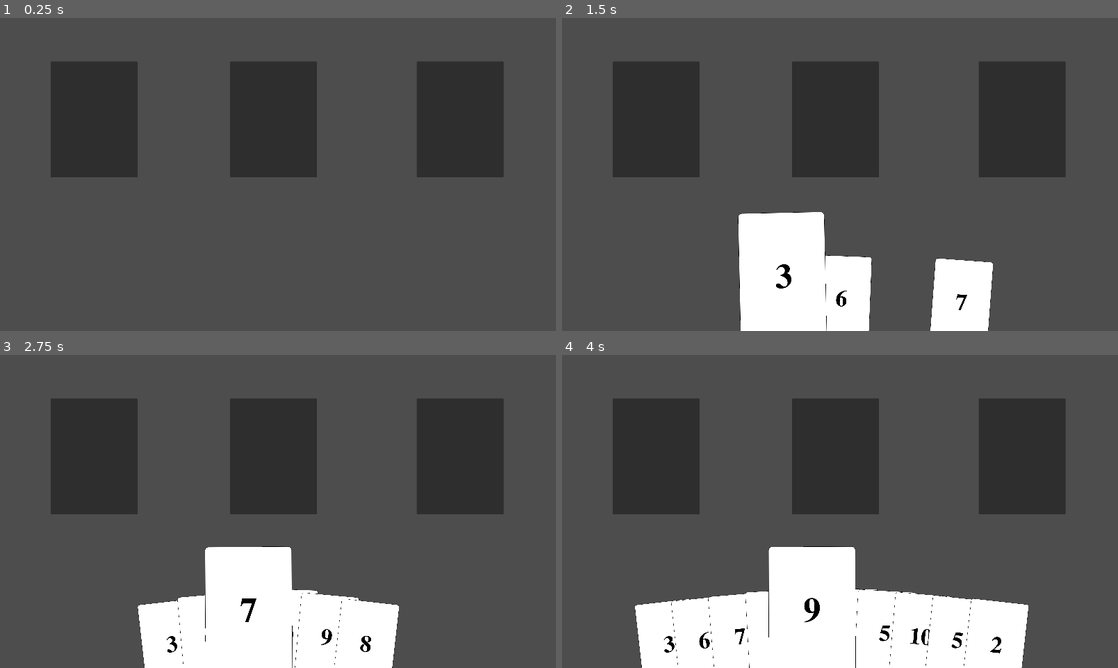
Above: before the commit, frames 1-4 (two rows, left to right).
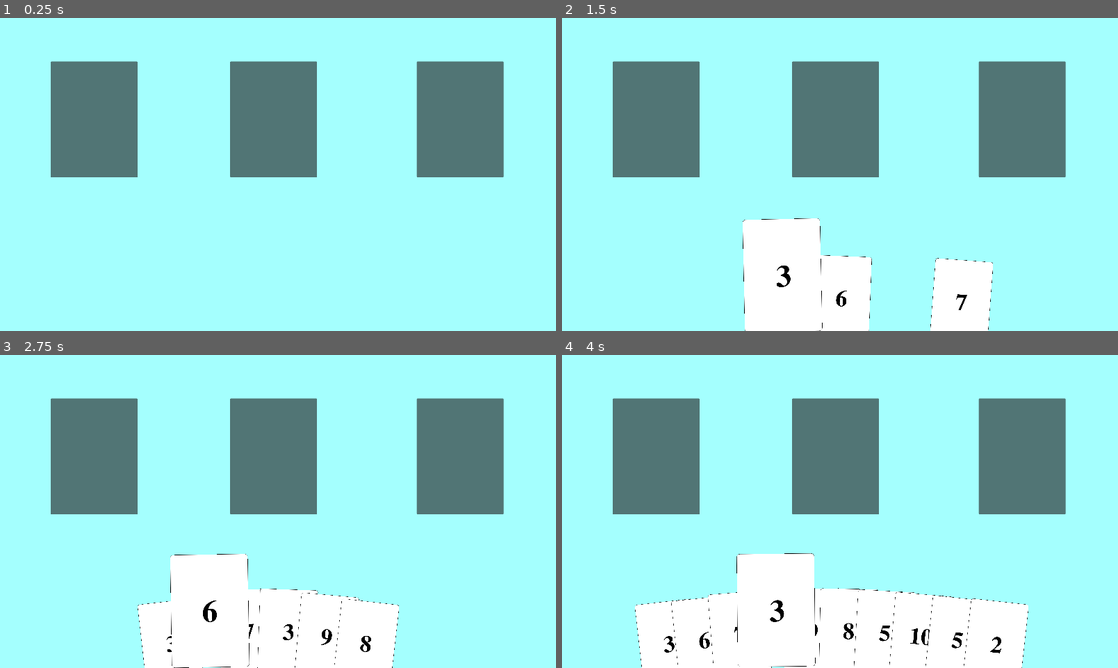
Above: after the commit, the same moments.

Repository: michael-j-coyne/card-game
Game: Godot game, scene res://game.tscn
The game is run twice, just before and just after one commit, with the same random seed, the same clock (stepped at 60 frames per second) and the same inputs.
Inputs (mouse positions are in pixels of both pictures, inside the frame that each line leads up to):
- Up to frame 1 (0.25 s): no input
- Up to frame 2 (1.5 s): tap Enter (ui_accept) at 0.5, 1.35 s; move the mouse to (962, 158) at 0.52 s; hold Enter (ui_accept) 0.53-1.28 s; click (962, 158) at 0.67 s; move the mouse to (801, 305) at 1.27 s; click (801, 305) at 1.42 s
- Up to frame 3 (2.75 s): tap Enter (ui_accept) at 1.52, 1.82 s; move the mouse to (227, 611) at 2.02 s; hold Enter (ui_accept) from 2.03 s (still down); click (227, 611) at 2.17 s
- Up to frame 4 (4 s): move the mouse to (812, 608) at 2.77 s; release Enter (ui_accept) at 2.78 s; tap Enter (ui_accept) at 2.85, 3.02, 3.32 s; click (812, 608) at 2.92 s; move the mouse to (795, 617) at 3.52 s; hold Enter (ui_accept) from 3.53 s (still down); click (795, 617) at 3.67 s

The runs differ from the first frame. In frame 1, 100% of the frame differs, in the area x 0-100%, y 0-100%; in frame 2, 91%; in frame 3, 89%; in frame 4, 83%.

Commit message:
Add ability for card to be selected / unselected
Also added a 'game backdrop' since one needs to click the backdrop in order to unselect a card.

Diff:
--- a/Card.gd
+++ b/Card.gd
@@ -2,6 +2,7 @@
 
 signal mouse_entered(card: Card)
 signal mouse_exited(card: Card)
+signal card_selected(card: Card)
 
 var _value = 0
 
@@ -33,3 +34,7 @@
 
 func _on_area_2d_mouse_exited():
 	mouse_exited.emit(self)
+
+func _on_area_2d_input_event(viewport: Node, event: InputEvent, shape_idx: int):
+	if event is InputEventMouseButton and event.button_index == MOUSE_BUTTON_LEFT and event.pressed:
+		card_selected.emit(self)
--- a/Card.tscn
+++ b/Card.tscn
@@ -16,5 +16,6 @@
 scale = Vector2(0.4, 0.4)
 polygon = PackedVector2Array(250, -355.8, 250, 354, 241.7, 363, -242, 363, -250, 355.8, -250, -354, -241, -362.8, 241, -363)
 
+[connection signal="input_event" from="Area2D" to="." method="_on_area_2d_input_event"]
 [connection signal="mouse_entered" from="Area2D" to="." method="_on_area_2d_mouse_entered"]
 [connection signal="mouse_exited" from="Area2D" to="." method="_on_area_2d_mouse_exited"]
--- a/Hand.gd
+++ b/Hand.gd
@@ -24,6 +24,7 @@
 
 var rng = RandomNumberGenerator.new()
 var hovered_cards : Array[Card] = []
+var selected_card = null
 
 # Compute the horizontal space that the hand will occupy
 func _compute_card_spread_x(num_cards_in_hand: int, card_width: int) -> float:
@@ -52,6 +53,16 @@
 	tween.set_parallel(true)
 
 	for card in cards_in_hand:
+		# I am very unsure if scale_card_to_default_size should go here.
+		# I also don't know if its a good idea to reset the z_index here.
+		# That's speaking from a design standpoint. From a practical standpoint, it works for now.
+		# Perhaps this function isn't just 'fanning cards' its also 'resetting' them.
+
+		# resetting
+		scale_card_to_default_size(card)
+		card.z_index = DEFAULT_CARD_Z_INDEX
+
+		# fanning
 		var pos := get_card_default_pos(card)
 		var rotation_amt := rotation_curve.sample(get_hand_ratio(card)) * BASE_ROTATION_DEGREES
 		tween.tween_property(card, "position", pos, duration_seconds)
@@ -59,16 +70,15 @@
 
 func _process(_delta : float) -> void:
 	_fan_cards()
-	animate_card_hover(get_hovered_card())
+	var hovered_card = get_hovered_card()
+	if not selected_card and hovered_card:
+		animate_card_hover(hovered_card)
+	elif selected_card:
+		animate_card_hover(selected_card)
 
-# This function feels overworked to me. Let's see if we can split it up.
+# this isn't just the card hover animation, its also the card select animation (or part of it)
 func animate_card_hover(card_to_animate: Card) -> void:
-	#var card_to_animate := get_hovered_card()
 	if not card_to_animate: return
-
-	# This feels hacky to me... but it works for now.
-	var other_cards := get_children().filter(func(card): return card != card_to_animate)
-	other_cards.map(scale_card_to_default_size)
 
 	card_to_animate.z_index = HOVERED_CARD_Z_INDEX
 	const duration_seconds = CARD_HOVER_ANIMATION_DURATION_SECONDS
@@ -88,18 +98,18 @@
 	var tween = create_tween()
 	tween.tween_property(card, "scale", Vector2(1, 1), CARD_HOVER_ANIMATION_DURATION_SECONDS)
 
-# I may want to consider using an input signal instead of an entered
-# / exited signal because the input signal only triggers on unhandled input
 func _on_mouse_entered_card(card: Card):
 	hovered_cards.append(card)
 
 func _on_mouse_exited_card(card: Card):
-	scale_card_to_default_size(card)
-	card.z_index = DEFAULT_CARD_Z_INDEX
 	hovered_cards.erase(card)
+
+func _on_card_selected(card: Card):
+	selected_card = card
 
 # sometimes this function returns nothing... How do I handle this?
 # is there a way to return a maybe(Card)? What would that be called?
+# I found out its called an "option" type or a "maybe" type.
 func get_hovered_card() -> Card:
 	if not hovered_cards: return
 	var highest_index = func(max, val): return val if val.get_index() > max.get_index() else max
@@ -117,6 +127,7 @@
 	card.position = CARD_SPAWN_POS
 	card.mouse_entered.connect(_on_mouse_entered_card)
 	card.mouse_exited.connect(_on_mouse_exited_card)
+	card.card_selected.connect(_on_card_selected)
 
 # this is temporary testing code
 func _input(event):
@@ -135,3 +146,7 @@
 # Called when the node enters the scene tree for the first time.
 func _ready():
 	pass
+
+func _on_game_backdrop_input(event):
+	if event is InputEventMouseButton and event.button_index == MOUSE_BUTTON_LEFT and event.pressed:
+		selected_card = null
--- a/game.tscn
+++ b/game.tscn
@@ -4,6 +4,12 @@
 [ext_resource type="PackedScene" uid="uid://dw86m8e7hpr6d" path="res://PlayZone.tscn" id="2_4f6ce"]
 
 [node name="Game" type="Node"]
+
+[node name="GameBackdrop" type="ColorRect" parent="."]
+offset_right = 1920.0
+offset_bottom = 1080.0
+mouse_filter = 1
+color = Color(0.643137, 1, 0.996078, 1)
 
 [node name="Hand" parent="." instance=ExtResource("1_5l6nr")]
 
@@ -15,3 +21,5 @@
 
 [node name="PlayZone2" parent="." instance=ExtResource("2_4f6ce")]
 position = Vector2(945, 350)
+
+[connection signal="gui_input" from="GameBackdrop" to="Hand" method="_on_game_backdrop_input"]
